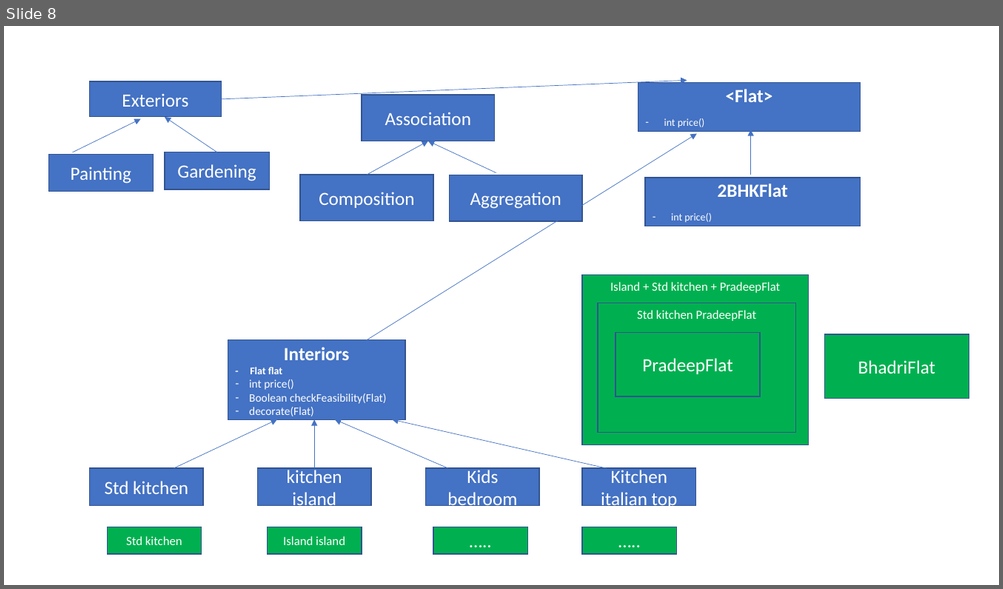
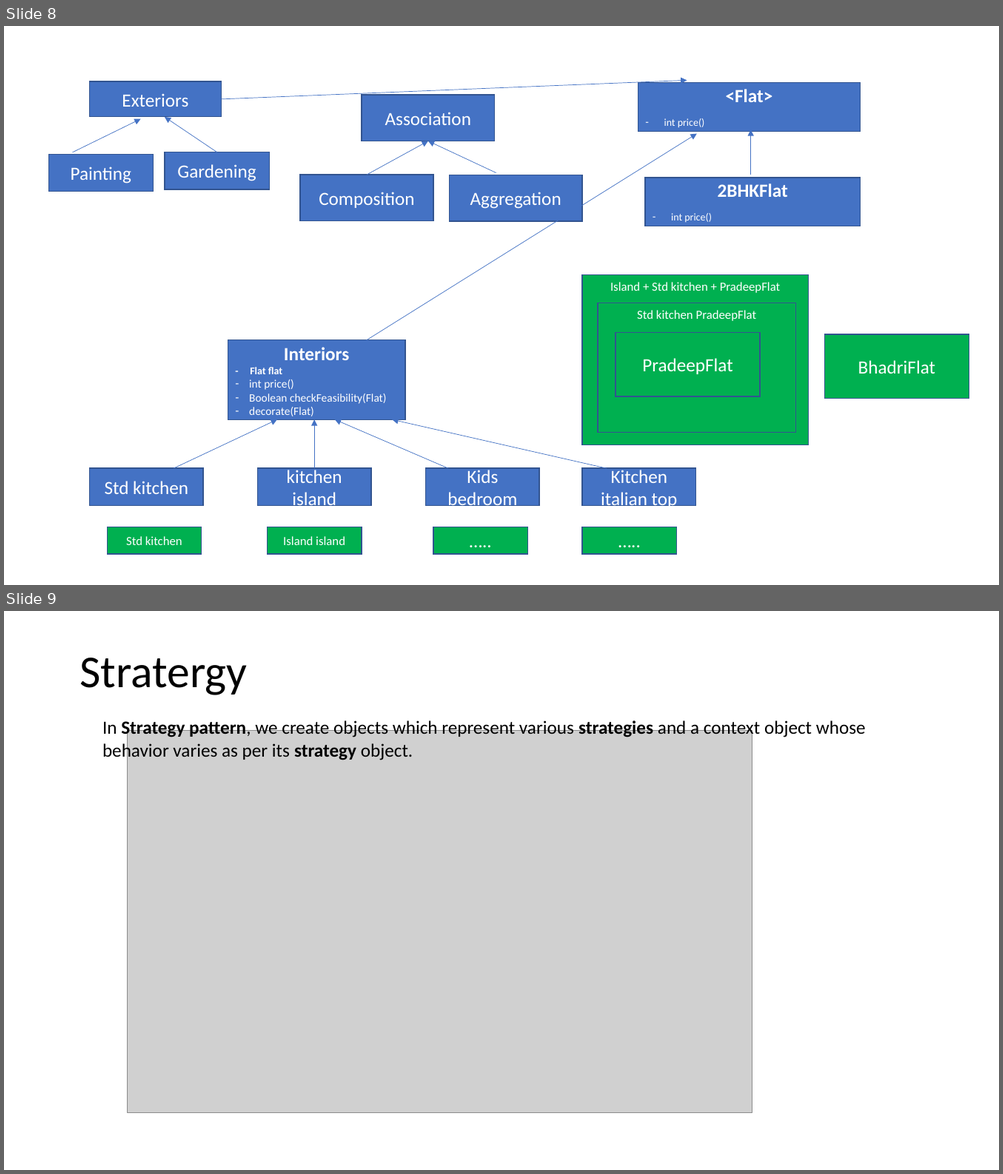
Before and after one commit to RamSBhadri/Docs, a slide deck: design pattern.pptx. Shown one above the other, each under a label of ours: slide 8 before the commit, slides 8 and 9 after it. The pictures are 1003x589 and 1003x1174 pixels, drawn with LibreOffice and Linux fonts; fonts in the diff are those of the drawing; grey boxes stand for pictures. Boxes give left, top, right and bottom in pixels: in the first picture for what was removed or moved away, otherwise in the second. Text is boxed around its words. In the diff, an @@ line names an element or a change of style, - is before the commit and + after.

Commit message:
Design patterns code

```diff
--- a/design pattern.pptx
+++ b/design pattern.pptx
@@ slide 9 added at [4,611,999,1170], background #FFFFFF @@
@@ title added at [79,658,247,695], 44 pt, text #000000 @@
+Stratergy
@@ text added at [102,719,865,761], 18 pt, text #000000 @@
+In Strategy pattern, we create objects which represent various strategies and a context object whose
+behavior varies as per its strategy object.
@@ picture added at [127,730,751,1113] @@
```
Also in this commit, not shown: 2 slides changed, 12 other slides added, 1 slide removed, 16 other files.
